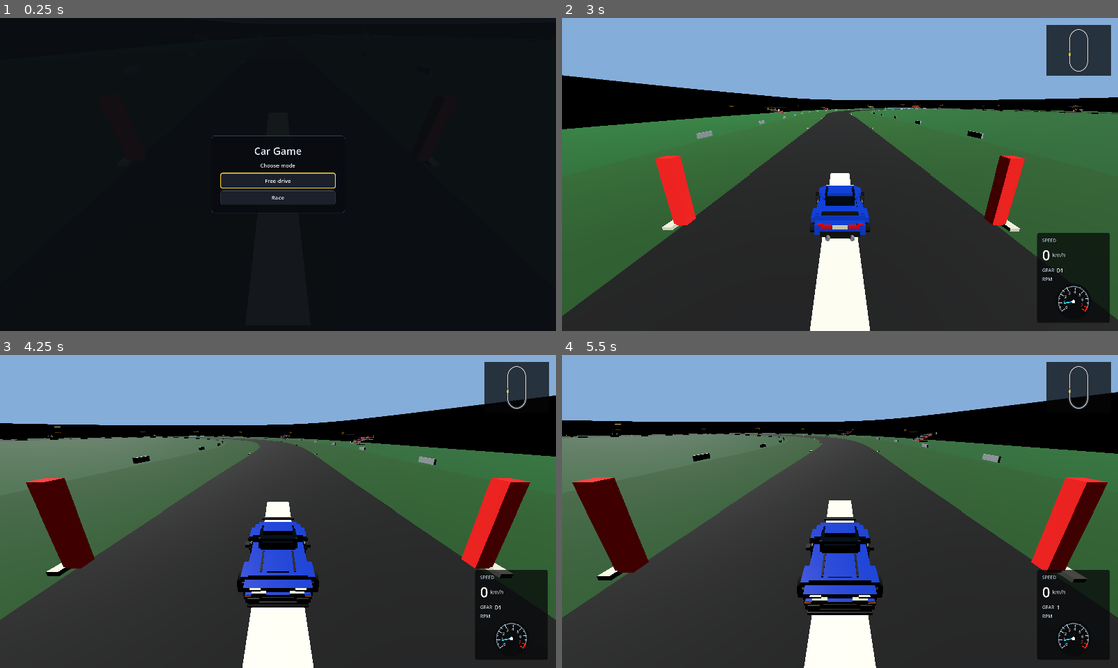
Above: before the commit, frames 1-4 (two rows, left to right).
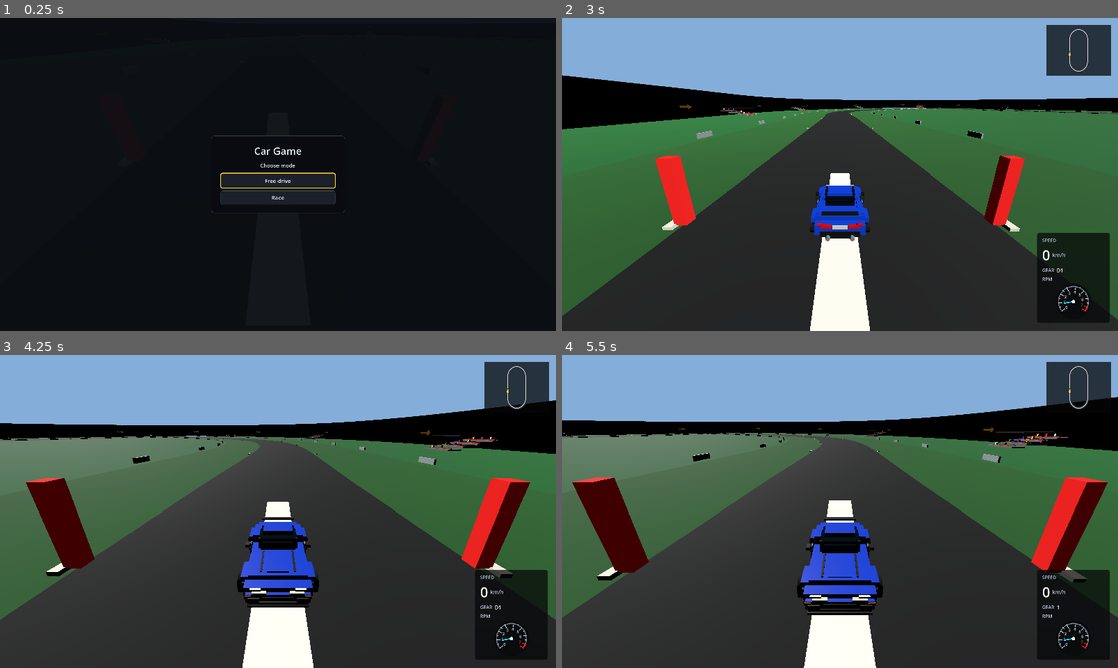
Above: after the commit, the same moments.

Repository: Dziuras98/car-game
Game: Godot game, scene res://scenes/startup.tscn
Same seed, same stepped clock (60 frames per second), same inputs: the game is played once before the commit and once after it.
Inputs:
- Up to frame 1 (0.25 s): no input
- Up to frame 2 (3 s): click "Free drive" at 0.5 s; click "Prosty owal" at 1.25 s; click "Nissan 370Z" at 2 s; click "370Z automat" at 2.75 s
- Up to frame 3 (4.25 s): hold Right (steer-right) from 3.53 s (still down); hold C (camera-back) from 3.53 s (still down)
- Up to frame 4 (5.5 s): release Right (steer-right) at 4.28 s; release C (camera-back) at 4.28 s; hold Down (brake) 4.28-5.03 s; tap T (switch-car) at 4.35 s; hold Right (steer-right) from 5.03 s (still down); hold C (camera-back) from 5.03 s (still down)

The runs differ from the first frame. In frame 2, 0.4% of the frame differs, in the area x 0-100%, y 18-36%; in frame 3, 1.1%; in frame 4, 1.2%, in the area x 0-100%, y 11-32%.

Commit message:
Batch stadium decorations into bounded MultiMesh groups

Diff:
--- a/scripts/track/track_decoration_builder.gd
+++ b/scripts/track/track_decoration_builder.gd
@@ -1,5 +1,12 @@
 extends RefCounted
 class_name TrackDecorationBuilder
+
+const STAND_STEP_SIZE: Vector3 = Vector3(4.0, 0.5, 10.5)
+const SEAT_ROW_SIZE: Vector3 = Vector3(0.35, 0.28, 9.4)
+const SPECTATOR_SIZE: Vector3 = Vector3(0.55, 0.75, 0.55)
+const ROOF_SIZE: Vector3 = Vector3(13.5, 0.35, 11.5)
+const LIGHT_POLE_SIZE: Vector3 = Vector3(0.45, 10.4, 0.45)
+const FLOODLIGHT_SIZE: Vector3 = Vector3(0.9, 0.8, 4.6)
 
 
 func build_decorations(
@@ -8,9 +15,8 @@
 	material_factory: TrackMaterialFactory,
 	config: TrackGenerationConfig
 ) -> void:
-	if config == null or not config.has_stadium:
+	if config == null or not config.has_stadium or geometry.center_points.is_empty():
 		return
-
 	_create_stadium(parent, geometry, material_factory, config)
 
 
@@ -32,32 +38,134 @@
 		material_factory.create_stadium_wall_cap_material(),
 		config
 	)
-	_add_wall_direction_arrows(stadium, geometry, material_factory.create_wall_arrow_material(), config)
-
-	var concrete_material: Material = material_factory.create_stadium_concrete_material()
-	var seat_material: Material = material_factory.create_stadium_seat_material()
-	var roof_material: Material = material_factory.create_stadium_roof_material()
+	_add_wall_direction_arrows(
+		stadium,
+		geometry,
+		material_factory.create_wall_arrow_material(),
+		config
+	)
+
+	var concrete_transforms: Array = []
+	var seat_transforms: Array = []
+	var roof_transforms: Array = []
+	var pole_transforms: Array = []
+	var floodlight_transforms: Array = []
 	var audience_materials: Array[StandardMaterial3D] = material_factory.create_audience_materials()
+	var spectator_transforms: Array = []
+	for _material_index: int in range(audience_materials.size()):
+		spectator_transforms.append([])
+
 	var stadium_section_step: int = maxi(config.stadium_section_step, 1)
 	var barrier_distance_from_road: float = maxf(config.barrier_distance_from_road, 0.0)
 	var stadium_distance_from_barrier: float = maxf(config.stadium_distance_from_barrier, 0.0)
-
 	var section_index: int = 0
-	for index in range(0, geometry.center_points.size(), stadium_section_step):
+	for index: int in range(0, geometry.center_points.size(), stadium_section_step):
 		var current: Vector3 = geometry.center_points[index]
 		var tangent: Vector3 = geometry.forward_vectors[index]
-		var outward: Vector3 = current - geometry.center
-		outward.y = 0.0
-		outward = outward.normalized()
+		var outward: Vector3 = _get_local_outward(geometry, index)
 		var yaw: float = atan2(tangent.x, tangent.z)
-		var base_offset: float = geometry.half_widths[index] + barrier_distance_from_road + stadium_distance_from_barrier
+		var basis: Basis = Basis(Vector3.UP, yaw)
+		var base_offset: float = (
+			geometry.half_widths[index]
+			+ barrier_distance_from_road
+			+ stadium_distance_from_barrier
+		)
 		var base_position: Vector3 = current + outward * base_offset
-
-		_add_stadium_section(base_position, outward, yaw, section_index, stadium, concrete_material, seat_material, roof_material, audience_materials)
+		var lateral: Vector3 = Vector3(cos(yaw), 0.0, -sin(yaw))
+
+		for row: int in range(4):
+			var row_position: Vector3 = (
+				base_position
+				+ outward * float(row) * 4.2
+				+ Vector3.UP * (0.25 + float(row) * 0.85)
+			)
+			concrete_transforms.append(Transform3D(basis, row_position))
+			seat_transforms.append(
+				Transform3D(basis, row_position + Vector3.UP * 0.35 - outward * 0.7)
+			)
+
+			if not audience_materials.is_empty():
+				for seat: int in range(3):
+					var lateral_offset: float = (float(seat) - 1.0) * 2.8
+					var spectator_position: Vector3 = (
+						row_position
+						+ lateral * lateral_offset
+						+ Vector3.UP * 0.82
+						- outward * 0.25
+					)
+					var material_index: int = (
+						section_index + row + seat
+					) % audience_materials.size()
+					var material_transforms: Array = spectator_transforms[material_index]
+					material_transforms.append(Transform3D(basis, spectator_position))
+
+		roof_transforms.append(
+			Transform3D(basis, base_position + outward * 6.6 + Vector3.UP * 4.4)
+		)
 		section_index += 1
-
 		if section_index % 5 == 0:
-			_add_stadium_light(stadium, base_position + outward * 18.0, yaw, material_factory)
+			var light_base: Vector3 = base_position + outward * 18.0
+			pole_transforms.append(Transform3D(basis, light_base + Vector3.UP * 5.2))
+			floodlight_transforms.append(
+				Transform3D(basis, light_base + Vector3.UP * 10.4)
+			)
+
+	_add_box_batch(
+		stadium,
+		"StandSteps",
+		STAND_STEP_SIZE,
+		material_factory.create_stadium_concrete_material(),
+		concrete_transforms
+	)
+	_add_box_batch(
+		stadium,
+		"SeatRows",
+		SEAT_ROW_SIZE,
+		material_factory.create_stadium_seat_material(),
+		seat_transforms
+	)
+	_add_box_batch(
+		stadium,
+		"GrandstandRoofs",
+		ROOF_SIZE,
+		material_factory.create_stadium_roof_material(),
+		roof_transforms
+	)
+	_add_box_batch(
+		stadium,
+		"LightPoles",
+		LIGHT_POLE_SIZE,
+		material_factory.create_light_pole_material(),
+		pole_transforms
+	)
+	_add_box_batch(
+		stadium,
+		"Floodlights",
+		FLOODLIGHT_SIZE,
+		material_factory.create_floodlight_material(),
+		floodlight_transforms
+	)
+	for material_index: int in range(audience_materials.size()):
+		_add_box_batch(
+			stadium,
+			"Spectators%02d" % material_index,
+			SPECTATOR_SIZE,
+			audience_materials[material_index],
+			spectator_transforms[material_index]
+		)
+
+
+func _get_local_outward(geometry: TrackGeometryData, index: int) -> Vector3:
+	var right: Vector3 = geometry.right_vectors[index]
+	if right.length_squared() <= 0.000001:
+		right = Vector3.RIGHT
+	else:
+		right = right.normalized()
+	var from_center: Vector3 = geometry.center_points[index] - geometry.center
+	var direction_sign: float = signf(from_center.dot(right))
+	if is_zero_approx(direction_sign):
+		direction_sign = 1.0
+	return right * direction_sign
 
 
 func _add_stadium_back_walls(
@@ -76,32 +184,40 @@
 	var cap_vertices: PackedVector3Array = PackedVector3Array()
 	var cap_indices: PackedInt32Array = PackedInt32Array()
 
-	for index in geometry.center_points.size():
-		var current: Vector3 = geometry.center_points[index]
-		var outward: Vector3 = current - geometry.center
-		outward.y = 0.0
-		outward = outward.normalized()
-		var wall_offset: float = geometry.half_widths[index] + barrier_distance_from_road + stadium_distance_from_barrier + 19.0
-		var wall_base_position: Vector3 = current + outward * wall_offset
-
+	for index: int in range(geometry.center_points.size()):
+		var outward: Vector3 = _get_local_outward(geometry, index)
+		var wall_offset: float = (
+			geometry.half_widths[index]
+			+ barrier_distance_from_road
+			+ stadium_distance_from_barrier
+			+ 19.0
+		)
+		var wall_base_position: Vector3 = geometry.center_points[index] + outward * wall_offset
 		wall_vertices.append(wall_base_position)
 		wall_vertices.append(wall_base_position + Vector3.UP * wall_height)
 		cap_vertices.append(wall_base_position - outward * cap_half_width + Vector3.UP * wall_height)
 		cap_vertices.append(wall_base_position + outward * cap_half_width + Vector3.UP * wall_height)
 
-	for index in geometry.center_points.size():
+	for index: int in range(geometry.center_points.size()):
 		var next_index: int = (index + 1) % geometry.center_points.size()
 		var bottom_a: int = index * 2
 		var top_a: int = bottom_a + 1
 		var bottom_b: int = next_index * 2
 		var top_b: int = bottom_b + 1
-		var cap_inner_a: int = index * 2
-		var cap_outer_a: int = cap_inner_a + 1
-		var cap_inner_b: int = next_index * 2
-		var cap_outer_b: int = cap_inner_b + 1
-
-		TrackSurfaceMeshBuilder.add_quad_indices(wall_indices, bottom_a, bottom_b, top_a, top_b)
-		TrackSurfaceMeshBuilder.add_quad_indices(cap_indices, cap_inner_a, cap_inner_b, cap_outer_a, cap_outer_b)
+		TrackSurfaceMeshBuilder.add_quad_indices(
+			wall_indices,
+			bottom_a,
+			bottom_b,
+			top_a,
+			top_b
+		)
+		TrackSurfaceMeshBuilder.add_quad_indices(
+			cap_indices,
+			bottom_a,
+			bottom_b,
+			top_a,
+			top_b
+		)
 
 	_add_array_mesh(parent, wall_vertices, wall_indices, wall_material, "StadiumBackWall")
 	_add_array_mesh(parent, cap_vertices, cap_indices, cap_material, "StadiumWallCap")
@@ -118,21 +234,25 @@
 	var arrow_vertices: PackedVector3Array = PackedVector3Array()
 	var arrow_indices: PackedInt32Array = PackedInt32Array()
 
-	for index in range(0, geometry.center_points.size(), 6):
+	for index: int in range(0, geometry.center_points.size(), 6):
 		var current: Vector3 = geometry.center_points[index]
 		var tangent: Vector3 = geometry.forward_vectors[index]
-		var outward: Vector3 = current - geometry.center
-		outward.y = 0.0
-		outward = outward.normalized()
-		var wall_offset: float = geometry.half_widths[index] + barrier_distance_from_road + stadium_distance_from_barrier + 19.0
-		var wall_position: Vector3 = current + outward * wall_offset - outward * 0.08 + Vector3.UP * 5.2
+		var outward: Vector3 = _get_local_outward(geometry, index)
+		var wall_offset: float = (
+			geometry.half_widths[index]
+			+ barrier_distance_from_road
+			+ stadium_distance_from_barrier
+			+ 19.0
+		)
+		var wall_position: Vector3 = (
+			current + outward * wall_offset - outward * 0.08 + Vector3.UP * 5.2
+		)
 		var shaft_start: Vector3 = wall_position - tangent * 3.8
 		var shaft_end: Vector3 = wall_position + tangent * 1.2
 		var tip: Vector3 = wall_position + tangent * 4.2
 		var shaft_half_height: Vector3 = Vector3.UP * 0.38
 		var head_half_height: Vector3 = Vector3.UP * 1.25
 		var base_index: int = arrow_vertices.size()
-
 		arrow_vertices.append(shaft_start - shaft_half_height)
 		arrow_vertices.append(shaft_end - shaft_half_height)
 		arrow_vertices.append(shaft_start + shaft_half_height)
@@ -140,85 +260,52 @@
 		arrow_vertices.append(shaft_end - head_half_height)
 		arrow_vertices.append(tip)
 		arrow_vertices.append(shaft_end + head_half_height)
-
-		TrackSurfaceMeshBuilder.add_quad_indices(arrow_indices, base_index, base_index + 1, base_index + 2, base_index + 3)
+		TrackSurfaceMeshBuilder.add_quad_indices(
+			arrow_indices,
+			base_index,
+			base_index + 1,
+			base_index + 2,
+			base_index + 3
+		)
 		arrow_indices.append(base_index + 4)
 		arrow_indices.append(base_index + 5)
 		arrow_indices.append(base_index + 6)
 
-	_add_array_mesh(parent, arrow_vertices, arrow_indices, arrow_material, "WallDirectionArrows")
-
-
-func _add_stadium_section(
-	base_position: Vector3,
-	outward: Vector3,
-	yaw: float,
-	section_index: int,
-	parent: Node3D,
-	concrete_material: Material,
-	seat_material: Material,
-	roof_material: Material,
-	audience_materials: Array[StandardMaterial3D]
-) -> void:
-	for row in 4:
-		var row_position: Vector3 = base_position + outward * float(row) * 4.2 + Vector3.UP * (0.25 + float(row) * 0.85)
-		_add_box_mesh(
-			parent,
-			row_position,
-			Vector3(4.0, 0.5, 10.5),
-			yaw,
-			concrete_material,
-			"StandStep"
-		)
-		_add_box_mesh(
-			parent,
-			row_position + Vector3.UP * 0.35 - outward * 0.7,
-			Vector3(0.35, 0.28, 9.4),
-			yaw,
-			seat_material,
-			"SeatRow"
-		)
-
-		for seat in 3:
-			var lateral_offset: float = (float(seat) - 1.0) * 2.8
-			var lateral: Vector3 = Vector3(cos(yaw), 0.0, -sin(yaw))
-			var spectator_position: Vector3 = row_position + lateral * lateral_offset + Vector3.UP * 0.82 - outward * 0.25
-			var material_index: int = (section_index + row + seat) % audience_materials.size()
-			_add_box_mesh(
-				parent,
-				spectator_position,
-				Vector3(0.55, 0.75, 0.55),
-				yaw,
-				audience_materials[material_index],
-				"Spectator"
-			)
-
-	var roof_position: Vector3 = base_position + outward * 6.6 + Vector3.UP * 4.4
-	_add_box_mesh(parent, roof_position, Vector3(13.5, 0.35, 11.5), yaw, roof_material, "GrandstandRoof")
-
-
-func _add_stadium_light(
-	parent: Node3D,
-	position: Vector3,
-	yaw: float,
-	material_factory: TrackMaterialFactory
-) -> void:
-	_add_box_mesh(parent, position + Vector3.UP * 5.2, Vector3(0.45, 10.4, 0.45), yaw, material_factory.create_light_pole_material(), "LightPole")
-	_add_box_mesh(parent, position + Vector3.UP * 10.4, Vector3(0.9, 0.8, 4.6), yaw, material_factory.create_floodlight_material(), "Floodlights")
-
-
-func _add_box_mesh(parent: Node3D, position: Vector3, size: Vector3, yaw: float, material: Material, node_name: String) -> void:
+	_add_array_mesh(
+		parent,
+		arrow_vertices,
+		arrow_indices,
+		arrow_material,
+		"WallDirectionArrows"
+	)
+
+
+func _add_box_batch(
+	parent: Node3D,
+	node_name: String,
+	size: Vector3,
+	material: Material,
+	transforms: Array
+) -> void:
+	if transforms.is_empty():
+		return
 	var mesh: BoxMesh = BoxMesh.new()
 	mesh.size = size
-
-	var mesh_instance: MeshInstance3D = MeshInstance3D.new()
-	mesh_instance.name = node_name
-	mesh_instance.mesh = mesh
-	mesh_instance.material_override = material
-	mesh_instance.position = position
-	mesh_instance.rotation.y = yaw
-	parent.add_child(mesh_instance)
-	mesh_instance.owner = parent.owner
+	mesh.material = material
+	var multimesh: MultiMesh = MultiMesh.new()
+	multimesh.transform_format = MultiMesh.TRANSFORM_3D
+	multimesh.mesh = mesh
+	multimesh.instance_count = transforms.size()
+	for transform_index: int in range(transforms.size()):
+		multimesh.set_instance_transform(
+			transform_index,
+			transforms[transform_index] as Transform3D
+		)
+	var instance: MultiMeshInstance3D = MultiMeshInstance3D.new()
+	instance.name = node_name
+	instance.multimesh = multimesh
+	parent.add_child(instance)
+	instance.owner = parent.owner
 
 
 func _add_array_mesh(
@@ -228,6 +315,8 @@
 	material: Material,
 	node_name: String
 ) -> void:
+	if vertices.is_empty() or indices.is_empty():
+		return
 	var mesh_instance: MeshInstance3D = MeshInstance3D.new()
 	mesh_instance.name = node_name
 	mesh_instance.mesh = TrackSurfaceMeshBuilder.create_array_mesh(vertices, indices)
